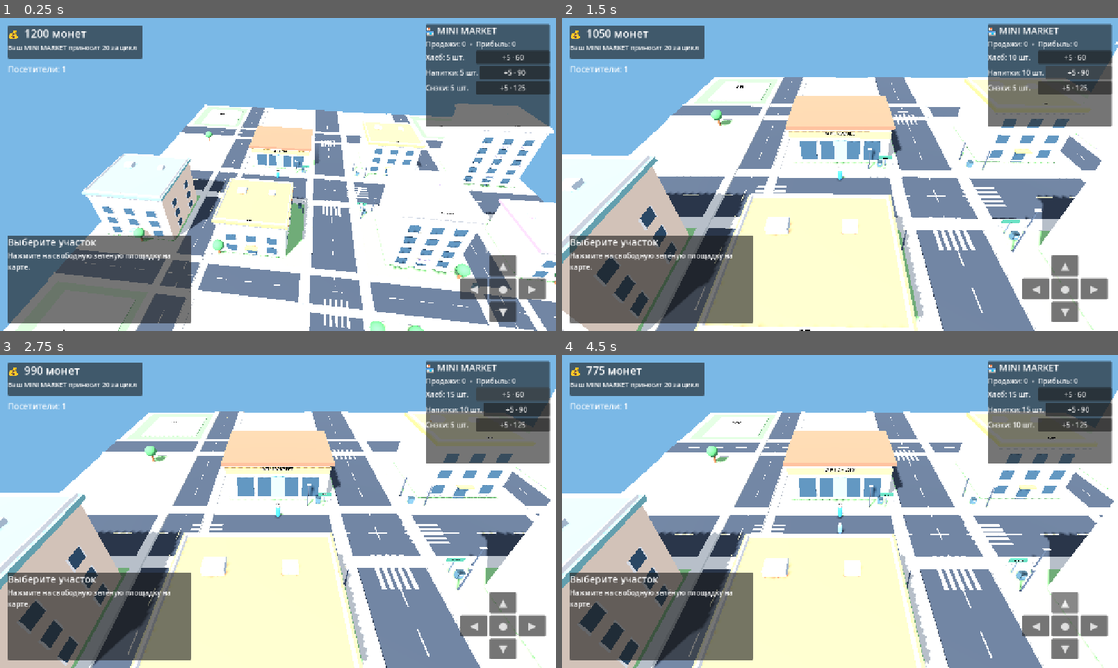
Above: before the commit, frames 1-4 (two rows, left to right).
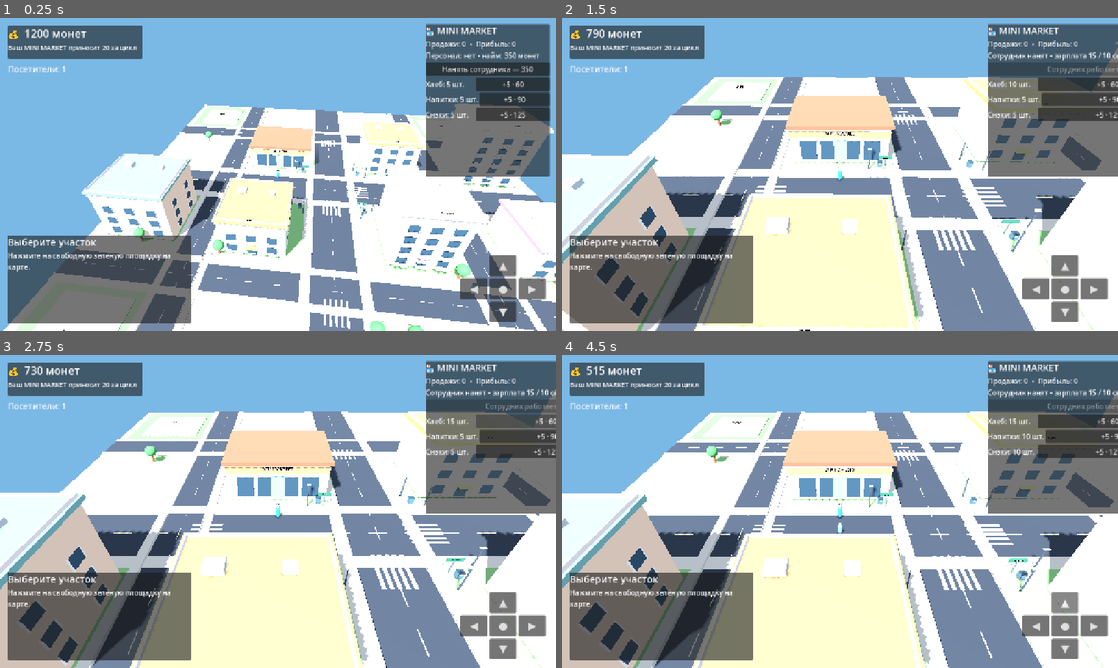
Above: after the commit, the same moments.

Repository: uchihabaha05-del/MINI-WORLD-TYCOON
Game: Godot game, scene res://scenes/Main.tscn
Two runs of this game, one before a commit and one after it. Both use one fixed random seed, a clock stepped at 60 frames per second and the inputs below.
Inputs (mouse positions are in pixels of both pictures, inside the frame that each line leads up to):
- Up to frame 1 (0.25 s): no input
- Up to frame 2 (1.5 s): click "+5 · 60" at 0.5 s; click (1051, 68) at 1.25 s, where only the run after the commit has a clickable "Нанять сотрудника — 350"
- Up to frame 3 (2.75 s): click "+5 · 60" at 2 s
- Up to frame 4 (4.5 s): click "+5 · 90" at 2.75 s; click "+5 · 125" at 3.5 s; click "▲" at 4.25 s

The runs differ from the first frame. In frame 1, 6.5% of the frame differs, in the area x 76-99%, y 10-51%; in frame 2, 6.8%; in frame 3, 6.9%; in frame 4, 7.0%, in the area x 4-100%, y 1-51%.

Commit message:
Add employee hiring payroll and automatic inventory restocking

Diff:
--- a/scripts/store_gameplay.gd
+++ b/scripts/store_gameplay.gd
@@ -7,6 +7,11 @@
 	{"name": "Снэки", "buy": 25, "sell": 45, "color": Color("#d77d68")}
 ]
 const RESTOCK_AMOUNT := 5
+const EMPLOYEE_HIRE_COST := 350
+const EMPLOYEE_SALARY := 15
+const PAYROLL_INTERVAL := 10.0
+const AUTO_RESTOCK_INTERVAL := 12.0
+const AUTO_RESTOCK_THRESHOLD := 2
 
 var manager: Node
 var stock: Array[int] = [5, 5, 5]
@@ -15,12 +20,21 @@
 var total_sales := 0
 var total_profit := 0
 var rng := RandomNumberGenerator.new()
+var employee_hired := false
+var employee_label: Label
+var hire_button: Button
+var payroll_timer: Timer
+var auto_restock_timer: Timer
+var payroll_paid_total := 0
+var auto_restocked_total := 0
 
 func _ready() -> void:
 	rng.randomize()
 	manager = get_parent().get_node_or_null("TycoonManager")
+	_load_shop_state()
 	_build_shelves()
 	_create_shop_interface()
+	_start_staff_system()
 	_refresh_shop_ui()
 
 func _build_shelves() -> void:
@@ -86,7 +100,7 @@
 	panel.offset_left = -300
 	panel.offset_right = -14
 	panel.offset_top = 14
-	panel.offset_bottom = 250
+	panel.offset_bottom = 365
 	layer.add_child(panel)
 
 	var content := VBoxContainer.new()
@@ -100,6 +114,12 @@
 	sales_label = Label.new()
 	sales_label.text = "Продажи: 0  •  Прибыль: 0"
 	content.add_child(sales_label)
+
+	employee_label = Label.new()
+	content.add_child(employee_label)
+	hire_button = Button.new()
+	hire_button.pressed.connect(_hire_employee)
+	content.add_child(hire_button)
 
 	for i in range(PRODUCTS.size()):
 		var row := HBoxContainer.new()
@@ -123,6 +143,7 @@
 		return
 	manager.set("cash", int(manager.get("cash")) - cost)
 	stock[product_id] += RESTOCK_AMOUNT
+	_save_shop_state()
 	manager.call("_save_game")
 	manager.call("_refresh_ui")
 	_refresh_shop_ui()
@@ -183,6 +204,85 @@
 	if shelf:
 		_update_shelf_products(shelf, product_id)
 
+
+func _hire_employee() -> void:
+	if employee_hired or manager == null:
+		return
+	if int(manager.get("cash")) < EMPLOYEE_HIRE_COST:
+		employee_label.text = "Недостаточно монет для найма"
+		return
+	manager.set("cash", int(manager.get("cash")) - EMPLOYEE_HIRE_COST)
+	employee_hired = true
+	_save_shop_state()
+	manager.call("_save_game")
+	manager.call("_refresh_ui")
+	_refresh_shop_ui()
+
+func _start_staff_system() -> void:
+	payroll_timer = Timer.new()
+	payroll_timer.wait_time = PAYROLL_INTERVAL
+	payroll_timer.autostart = true
+	payroll_timer.timeout.connect(_payroll_tick)
+	add_child(payroll_timer)
+	auto_restock_timer = Timer.new()
+	auto_restock_timer.wait_time = AUTO_RESTOCK_INTERVAL
+	auto_restock_timer.autostart = true
+	auto_restock_timer.timeout.connect(_auto_restock_tick)
+	add_child(auto_restock_timer)
+
+func _payroll_tick() -> void:
+	if not employee_hired or manager == null:
+		return
+	var balance := int(manager.get("cash"))
+	if balance < EMPLOYEE_SALARY:
+		employee_label.text = "Сотрудник ожидает зарплату: %d" % EMPLOYEE_SALARY
+		return
+	manager.set("cash", balance - EMPLOYEE_SALARY)
+	payroll_paid_total += EMPLOYEE_SALARY
+	_save_shop_state()
+	manager.call("_save_game")
+	manager.call("_refresh_ui")
+	_refresh_shop_ui()
+
+func _auto_restock_tick() -> void:
+	if not employee_hired or manager == null:
+		return
+	var balance := int(manager.get("cash"))
+	for i in range(stock.size()):
+		if stock[i] < AUTO_RESTOCK_THRESHOLD:
+			var unit_cost := int(PRODUCTS[i]["buy"])
+			if balance >= unit_cost:
+				balance -= unit_cost
+				stock[i] += 1
+				auto_restocked_total += 1
+				var shelf := get_node_or_null("ProductShelf_%d" % i) as Node3D
+				if shelf:
+					_update_shelf_products(shelf, i)
+	manager.set("cash", balance)
+	_save_shop_state()
+	manager.call("_save_game")
+	manager.call("_refresh_ui")
+	_refresh_shop_ui()
+
+func _save_shop_state() -> void:
+	var config := ConfigFile.new()
+	config.set_value("staff", "employee_hired", employee_hired)
+	config.set_value("staff", "payroll_paid_total", payroll_paid_total)
+	config.set_value("staff", "auto_restocked_total", auto_restocked_total)
+	for i in range(stock.size()):
+		config.set_value("inventory", "stock_%d" % i, stock[i])
+	config.save("user://shop_state.cfg")
+
+func _load_shop_state() -> void:
+	var config := ConfigFile.new()
+	if config.load("user://shop_state.cfg") != OK:
+		return
+	employee_hired = bool(config.get_value("staff", "employee_hired", false))
+	payroll_paid_total = int(config.get_value("staff", "payroll_paid_total", 0))
+	auto_restocked_total = int(config.get_value("staff", "auto_restocked_total", 0))
+	for i in range(stock.size()):
+		stock[i] = maxi(0, int(config.get_value("inventory", "stock_%d" % i, stock[i])))
+
 func _box(size: Vector3, pos: Vector3, color: Color, node_name: String) -> void:
 	var instance := MeshInstance3D.new()
 	instance.name = node_name
@@ -217,6 +317,14 @@
 	for i in range(stock_labels.size()):
 		stock_labels[i].text = "%s: %d шт." % [PRODUCTS[i]["name"], stock[i]]
 	sales_label.text = "Продажи: %d  •  Прибыль: %d" % [total_sales, total_profit]
+	if employee_hired:
+		employee_label.text = "Сотрудник нанят • зарплата %d / 10 сек. • пополнено: %d" % [EMPLOYEE_SALARY, auto_restocked_total]
+		hire_button.text = "Сотрудник работает"
+		hire_button.disabled = true
+	else:
+		employee_label.text = "Персонал: нет • найм: %d монет" % EMPLOYEE_HIRE_COST
+		hire_button.text = "Нанять сотрудника — %d" % EMPLOYEE_HIRE_COST
+		hire_button.disabled = manager == null or int(manager.get("cash")) < EMPLOYEE_HIRE_COST
 
 func _mat(color: Color) -> StandardMaterial3D:
 	var material := StandardMaterial3D.new()
